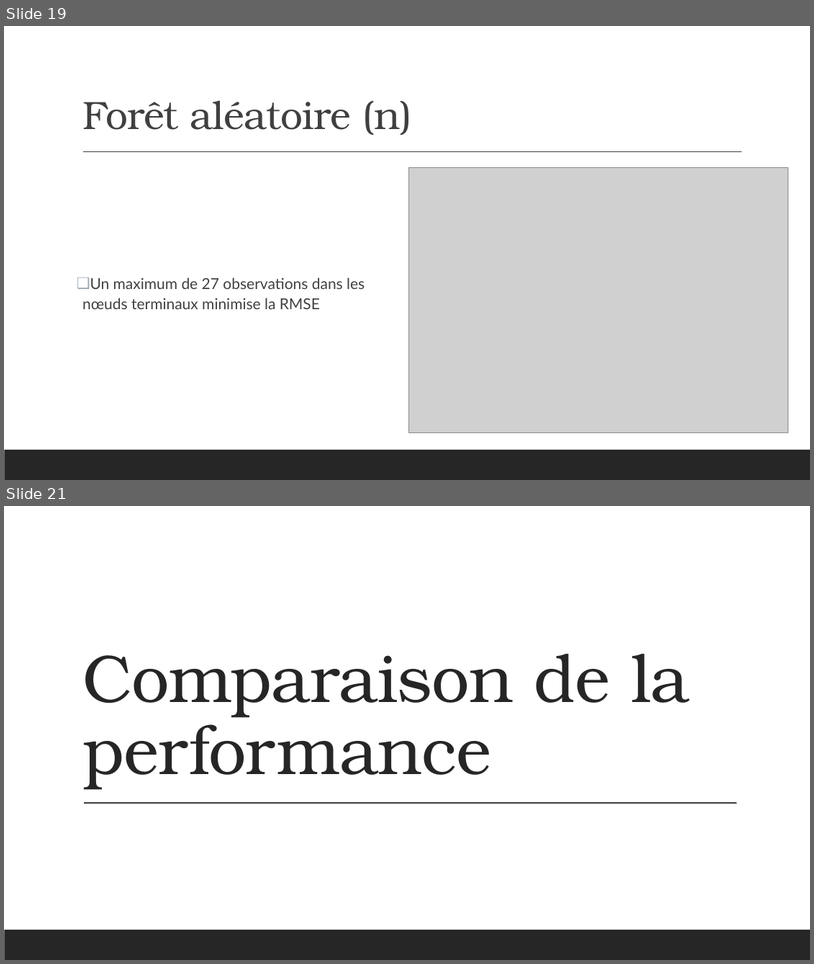
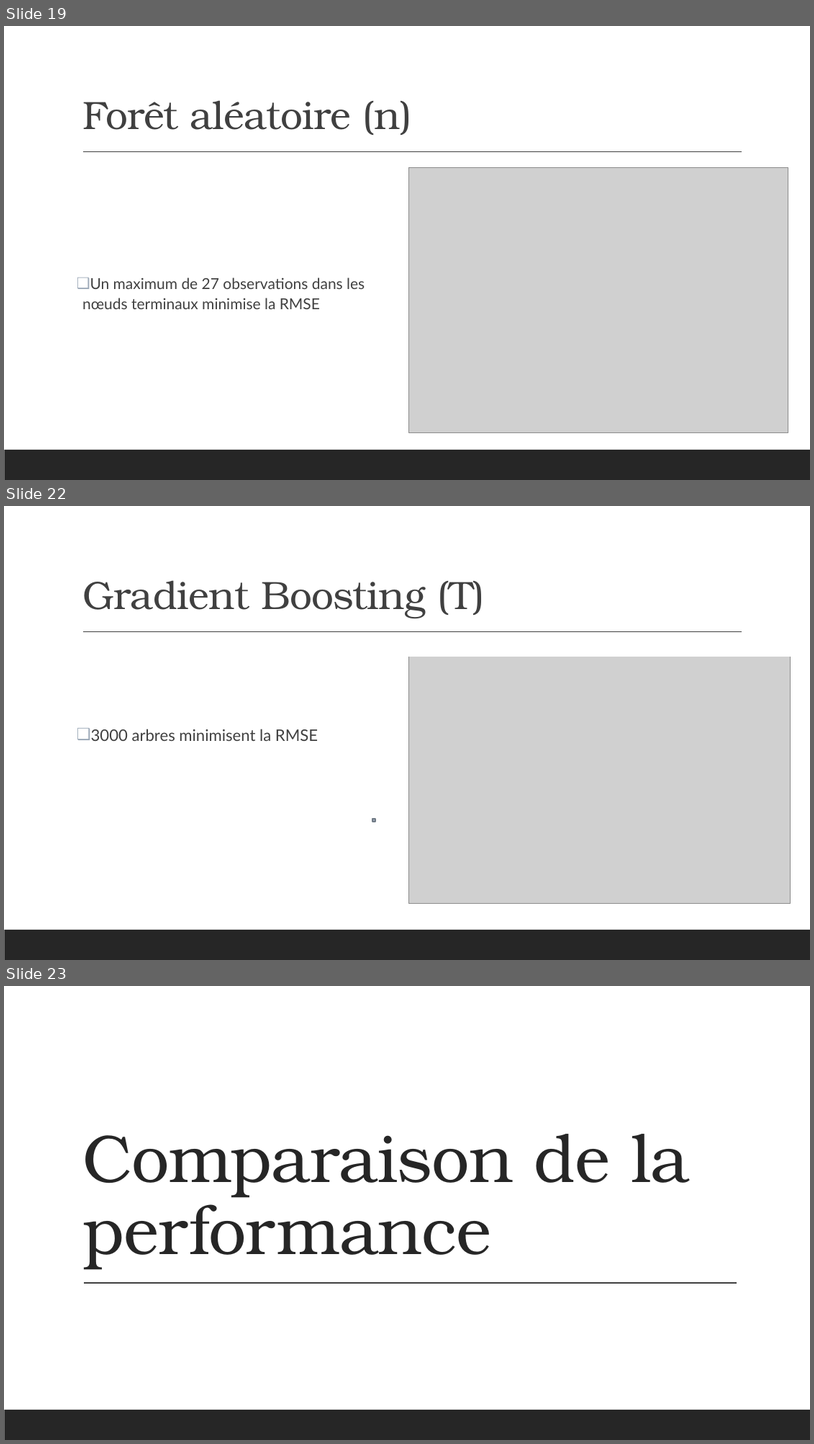
Before and after one commit to Dan-UL/PasDePlaziat, a slide deck: Final/Presentation_Equipe9.pptx. Shown one above the other, each under a label of ours: slides 19 and 21 before the commit, slides 19, 22 and 23 after it; the slides between them are not shown. The pictures are 814x964 and 814x1444 pixels, drawn with LibreOffice and Linux fonts; fonts in the diff are those of the drawing; grey boxes stand for pictures. Boxes give left, top, right and bottom in pixels: in the first picture for what was removed or moved away, otherwise in the second. Text is boxed around its words. In the diff, an @@ line names an element or a change of style, - is before the commit and + after.

Commit message:
boosting

```diff
--- a/Final/Presentation_Equipe9.pptx
+++ b/Final/Presentation_Equipe9.pptx
@@ slide 22 added at box(4, 506, 810, 960), background #FFFFFF; not listed: 2 template elements that a slide beside it also shows @@
@@ title added at box(82, 580, 485, 618), 47 pt, text #404040 @@
+Gradient Boosting (T)
@@ rectangle added at box(395, 638, 797, 656), fill #FFFFFF, outline #FFFFFF 1.25 pt @@
@@ picture added at box(409, 647, 790, 903) @@
@@ text added at box(91, 728, 318, 741), 19 pt, text #404040 @@
+❑ 3000 arbres minimisent la RMSE
@@ rectangle added at box(373, 818, 376, 822), fill #9BA8B7, outline #737C87 1.25 pt @@
@@ what was slide 21 is now slide 23 @@
```
Also in this commit, not shown: 2 slides changed, 1 other slide added.
